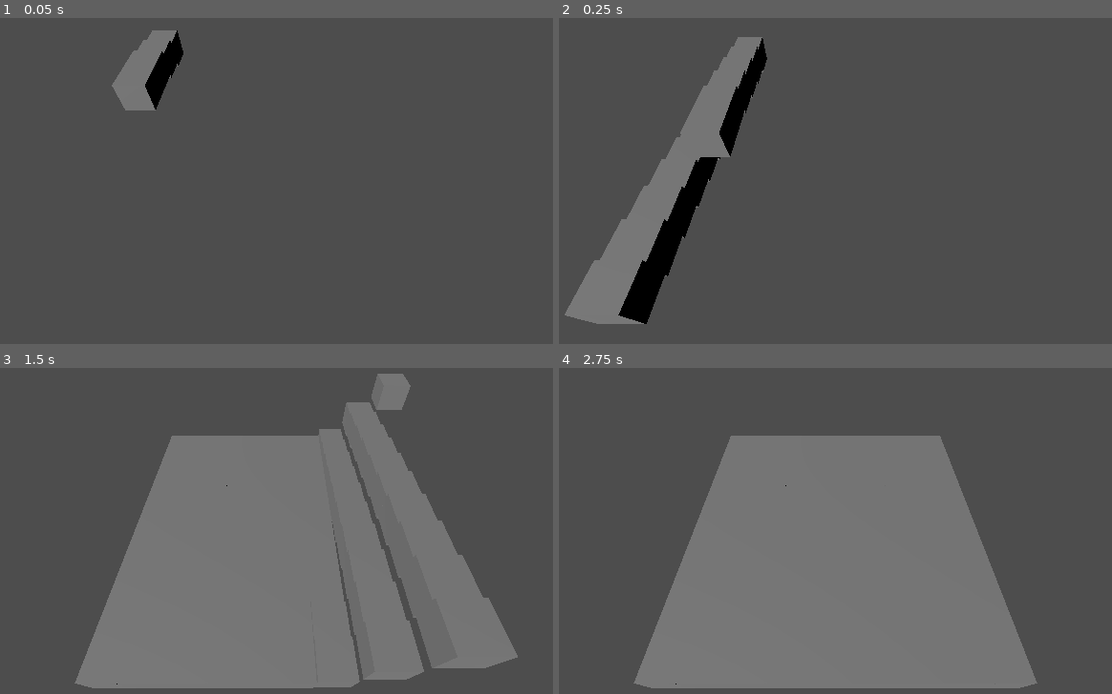
Above: before the commit, frames 1-4 (two rows, left to right).
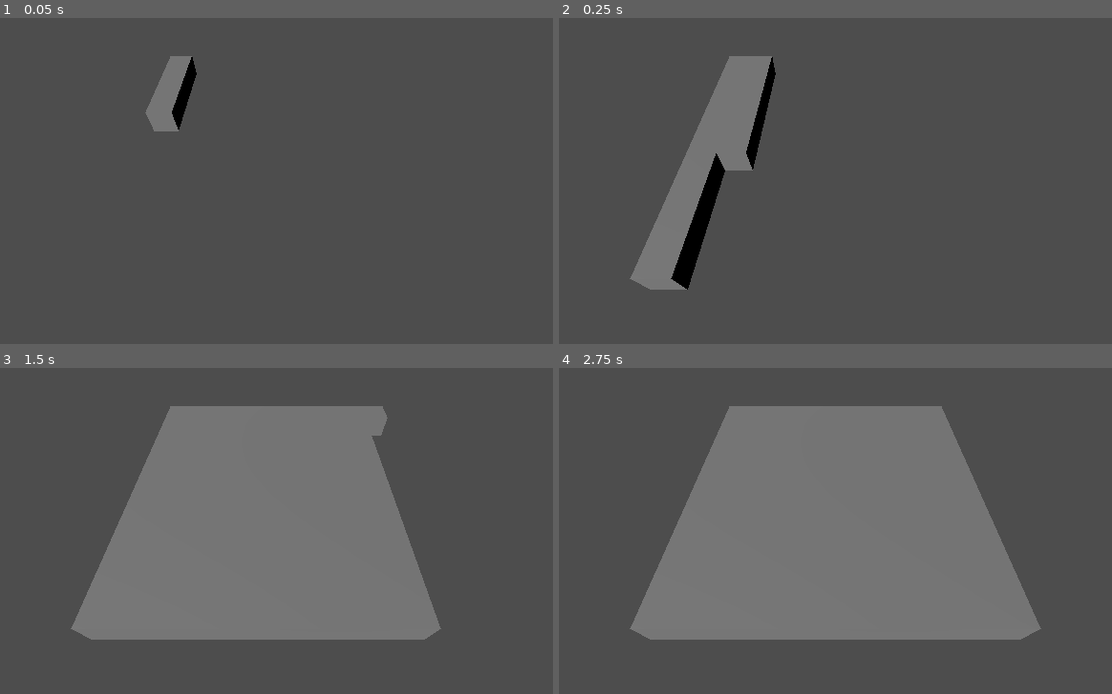
Above: after the commit, the same moments.

Repository: prankorigami/two-layer-tactics
Game: Godot game, scene res://src/scenes/levels/Level.tscn
Two runs of this game, one before a commit and one after it. Both use one fixed random seed, a clock stepped at 60 frames per second and the inputs below. The project has no main scene, so this scene is started directly.
Inputs:
- Up to frame 1 (0.05 s): no input
- Up to frame 2 (0.25 s): no input
- Up to frame 3 (1.5 s): no input
- Up to frame 4 (2.75 s): no input

The runs differ from the first frame. In frame 1, 3.1% of the frame differs, in the area x 20-36%, y 3-35%; in frame 2, 10%; in frame 3, 21%, in the area x 12-94%, y 1-99%; in frame 4, 18%.

Commit message:
testing a bunch of things right now, nothing is set in stone currently

Diff:
--- a/src/scenes/levels/Level.tscn
+++ b/src/scenes/levels/Level.tscn
@@ -8,7 +8,7 @@
 [node name="GridMap" type="GridMap" parent="."]
 
 [node name="Camera3D" type="Camera3D" parent="."]
-transform = Transform3D(1, 0, 0, 0, 0.642788, 0.766044, 0, -0.766044, 0.642788, 5, 5, 11)
+transform = Transform3D(1, 0, 0, 0, 0.642788, 0.766044, 0, -0.766044, 0.642788, 5, 4, 12)
 current = true
 
 [node name="DirectionalLight3D" type="DirectionalLight3D" parent="."]
--- a/src/scenes/levels/level.gd
+++ b/src/scenes/levels/level.gd
@@ -18,7 +18,7 @@
 			var currTile = testTile.instantiate()
 			add_child(currTile)
 			currTile.translate(Vector3(i, 0, j))
-			await get_tree().create_timer(0.01).timeout
+			await get_tree().create_timer(0.001).timeout
 			# spawn a tile at the current location in the air
 			#currTile = testAirTile.instantiate()
 			#add_child(currTile)
--- a/src/scenes/levels/tiles/test_tile.tscn
+++ b/src/scenes/levels/tiles/test_tile.tscn
@@ -1,60 +1,13 @@
-[gd_scene load_steps=9 format=3 uid="uid://dpe2gweyspb8p"]
+[gd_scene load_steps=3 format=3 uid="uid://dpe2gweyspb8p"]
 
 [sub_resource type="ShaderMaterial" id="ShaderMaterial_fbidv"]
 
 [sub_resource type="BoxMesh" id="BoxMesh_346c8"]
 material = SubResource("ShaderMaterial_fbidv")
 
-[sub_resource type="Animation" id="Animation_i8l8o"]
-resource_name = "Spawn"
-tracks/0/type = "position_3d"
-tracks/0/imported = false
-tracks/0/enabled = true
-tracks/0/path = NodePath("MeshInstance3D")
-tracks/0/interp = 1
-tracks/0/loop_wrap = true
-tracks/0/keys = PackedFloat32Array(0, 1, 0.5, -0.5, 0.5, 0.366667, 1, 0.5, -3.5, 0.5)
-
-[sub_resource type="Animation" id="Animation_3g64l"]
-length = 0.001
-tracks/0/type = "position_3d"
-tracks/0/imported = false
-tracks/0/enabled = true
-tracks/0/path = NodePath("MeshInstance3D")
-tracks/0/interp = 1
-tracks/0/loop_wrap = true
-tracks/0/keys = PackedFloat32Array(0, 1, 0.5, -0.5, 0.5)
-
-[sub_resource type="AnimationLibrary" id="AnimationLibrary_eef3x"]
-_data = {
-"RESET": SubResource("Animation_3g64l"),
-"Spawn": SubResource("Animation_i8l8o")
-}
-
-[sub_resource type="AnimationNodeAnimation" id="AnimationNodeAnimation_n6gbq"]
-animation = &"Spawn"
-
-[sub_resource type="AnimationNodeStateMachineTransition" id="AnimationNodeStateMachineTransition_eshsf"]
-advance_mode = 2
-
-[sub_resource type="AnimationNodeStateMachine" id="AnimationNodeStateMachine_2ywhw"]
-states/Spawn/node = SubResource("AnimationNodeAnimation_n6gbq")
-states/Spawn/position = Vector2(478.667, 98.8889)
-states/Start/position = Vector2(228, 100.815)
-transitions = ["Start", "Spawn", SubResource("AnimationNodeStateMachineTransition_eshsf")]
-
 [node name="TestTile" type="Node3D"]
 transform = Transform3D(1, 0, 0, 0, 1, 0, 0, 0, 1, 0, -0.2, 0)
 
 [node name="MeshInstance3D" type="MeshInstance3D" parent="."]
-transform = Transform3D(1, 0, 0, 0, 1, 0, 0, 0, 1, 0.5, -0.5, 0.5)
+transform = Transform3D(1, 0, 0, 0, 1, 0, 0, 0, 1, 0.5, -3.5, 0.5)
 mesh = SubResource("BoxMesh_346c8")
-
-[node name="AnimationPlayer" type="AnimationPlayer" parent="."]
-libraries = {
-"": SubResource("AnimationLibrary_eef3x")
-}
-
-[node name="AnimationTree" type="AnimationTree" parent="."]
-tree_root = SubResource("AnimationNodeStateMachine_2ywhw")
-anim_player = NodePath("../AnimationPlayer")
--- /dev/null
+++ b/src/scenes/units/test_unit.gd
@@ -0,0 +1,12 @@
+extends Unit
+
+# Called when the node enters the scene tree for the first time.
+func _ready() -> void:
+	health = 3
+	moveDisance = 3
+	attackList = []
+
+
+# Called every frame. 'delta' is the elapsed time since the previous frame.
+func _process(delta: float) -> void:
+	pass
--- /dev/null
+++ b/src/scenes/units/test_unit.tscn
@@ -0,0 +1,17 @@
+[gd_scene load_steps=4 format=3 uid="uid://c73gmr2x34li7"]
+
+[ext_resource type="Script" path="res://src/scenes/units/test_unit.gd" id="1_8tfsw"]
+
+[sub_resource type="StandardMaterial3D" id="StandardMaterial3D_yvwsl"]
+albedo_color = Color(0, 1, 0, 1)
+
+[sub_resource type="BoxMesh" id="BoxMesh_7xsov"]
+material = SubResource("StandardMaterial3D_yvwsl")
+size = Vector3(0.5, 0.5, 0.5)
+
+[node name="TestUnit" type="Node"]
+script = ExtResource("1_8tfsw")
+
+[node name="MeshInstance3D" type="MeshInstance3D" parent="."]
+transform = Transform3D(1, 0, 0, 0, 1, 0, 0, 0, 1, 0.5, 0.25, 0.5)
+mesh = SubResource("BoxMesh_7xsov")
--- a/src/scenes/units/unit.tscn
+++ /dev/null
@@ -1,12 +0,0 @@
-[gd_scene load_steps=3 format=3 uid="uid://bg83hki6spvv6"]
-
-[sub_resource type="StandardMaterial3D" id="StandardMaterial3D_1fhsy"]
-albedo_color = Color(0, 1, 0, 1)
-
-[sub_resource type="BoxMesh" id="BoxMesh_uhhge"]
-material = SubResource("StandardMaterial3D_1fhsy")
-
-[node name="Unit" type="Node3D"]
-
-[node name="MeshInstance3D" type="MeshInstance3D" parent="."]
-mesh = SubResource("BoxMesh_uhhge")
